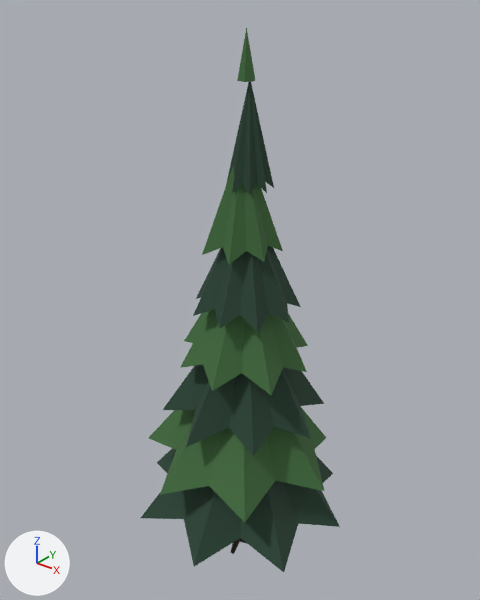
Renders of the glTF model art/models/pine_a.glb from each side of a commit.
Camera for both pictures: a 50 mm camera at (2.18, -2.77, 3.52) aimed at (-0.07, 0.04, 1.78). Lighting does not change. The marker at lower left points along +X, +Y and +Z. The older version comes first. Vertices at exactly the same position are counted once.

Names of what the first picture shows: 'pine_a'.
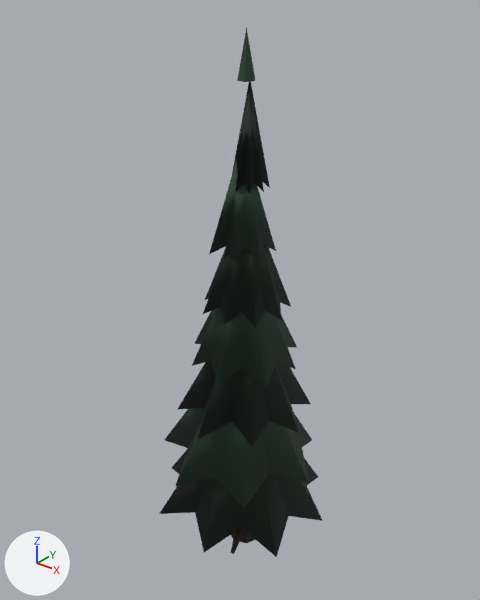
Where the change shows, as pixel boxes (x1, y1, x2, y2) in the pictures (480 x 600 px; the box of a moved part takes in the faces that stretch with it):
'pine_a', reshaped, recoloured (18% narrower): before (141, 28, 340, 572); after (159, 28, 323, 557)
part 1 of me_pine_a, moved or reshaped: before (141, 448, 340, 572); after (159, 450, 323, 557)
part 2 of me_pine_a, moved or reshaped: before (163, 364, 324, 456); after (177, 361, 311, 446)
part 3 of me_pine_a, moved or reshaped: before (193, 246, 300, 333); after (202, 245, 291, 328)
part 4 of me_pine_a, moved or reshaped: before (226, 82, 274, 195); after (232, 82, 270, 193)
part 5 of me_pine_a, moved or reshaped: before (149, 409, 326, 522); after (165, 408, 312, 509)
part 6 of me_pine_a, moved or reshaped: before (180, 309, 308, 395); after (192, 307, 297, 388)
part 7 of me_pine_a, moved or reshaped: before (202, 167, 283, 264); after (209, 163, 276, 262)
part 8 of me_pine_a, recoloured: before (141, 82, 340, 572); after (159, 82, 323, 557)
part 9 of me_pine_a, recoloured: before (149, 30, 326, 522); after (165, 30, 312, 509)

What changed in the scene script:
```text
Add mat_pal_bog_deep:
    mat_pal_bog_deep = principled_material('pal_bog_deep')
    mat_pal_bog_deep.base_color = (0.007, 0.0194, 0.0116)  # black #14261c
    mat_pal_bog_deep.roughness = 0.85
Add mat_pal_void:
    mat_pal_void = principled_material('pal_void')
    mat_pal_void.base_color = (0.00402, 0.00304, 0.00605)  # black #0d0a12
    mat_pal_void.roughness = 0.85
Change me_pine_a:
    used by ob_pine_a; location = (0.0, 0.0, 0.0)
    remove me_pine_a.from_pydata(...)  # 204 vertices, 356 faces; spans x -0.7..0.67, y -0.69..0.66, z -0.03..3.3
    add me_pine_a.from_pydata(...)  # 204 vertices, 356 faces; spans x -0.57..0.55, y -0.57..0.55, z -0.03..3.3
    me_pine_a part 1: the loose piece of 18 vertices spanning x -0.7..0.67, y -0.69..0.66, z 0.35..1.27 is scaled about its middle by (0.827, 0.827, 1)
    me_pine_a part 2: the loose piece of 18 vertices spanning x -0.49..0.51, y -0.54..0.5, z 1.06..1.87 is scaled about its middle by (0.827, 0.827, 1)
    me_pine_a part 3: the loose piece of 20 vertices spanning x -0.29..0.32, y -0.31..0.33, z 1.78..2.47 is scaled about its middle by (0.827, 0.827, 1)
    me_pine_a part 4: the loose piece of 18 vertices spanning x -0.1..0.15, y -0.13..0.13, z 2.49..3.07 is scaled about its middle by (0.827, 0.827, 1)
    me_pine_a part 5: the loose piece of 16 vertices spanning x -0.6..0.61, y -0.64..0.62, z 0.71..1.57 is scaled about its middle by (0.827, 0.827, 1)
    me_pine_a part 6: the loose piece of 18 vertices spanning x -0.44..0.39, y -0.4..0.43, z 1.42..2.17 is scaled about its middle by (0.827, 0.827, 1)
    me_pine_a part 7: the loose piece of 16 vertices spanning x -0.23..0.19, y -0.23..0.22, z 2.13..2.77 is scaled about its middle by (0.827, 0.827, 1)
    me_pine_a part 8: all 66 faces that had it switch from mat_pal_bog (dark green #254232) to mat_pal_bog_deep (black #14261c)
    me_pine_a part 9: all 54 faces that had it switch from mat_pal_moss (dark green #3e6a3a) to mat_pal_bog (dark green #254232)
    remove me_pine_a.materials.append(mat_pal_bruise_deep)  # dark purple #2b1438
    add me_pine_a.materials.append(mat_pal_void)  # black #0d0a12
```
